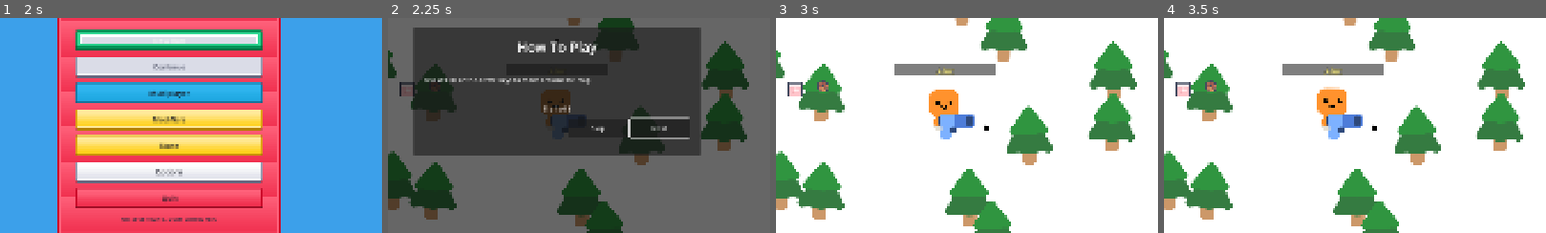
Above: before the commit, frames 1-4 (left to right).
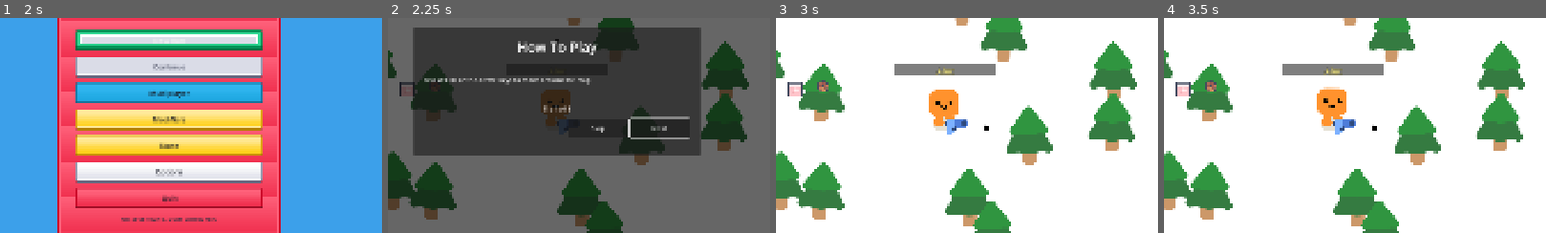
Above: after the commit, the same moments.

Repository: Arjun-Rao-Dev/HappyBoo
Game: Godot game, scene res://ui/username_prompt.tscn
The game is run twice, just before and just after one commit, with the same random seed, the same clock (stepped at 60 frames per second) and the same inputs. Sound files missing from this copy of the repository are replaced by a short silence.
Inputs (mouse positions are % of the whole screen's width and height, from its top left):
- Up to frame 1 (2 s): click (50, 51) at 0.52 s; type "Alex" at 0.6 s; click "Continue" at 1.25 s
- Up to frame 2 (2.25 s): click "New Run" at 2 s
- Up to frame 3 (3 s): click "Skip" at 2.75 s
- Up to frame 4 (3.5 s): no input
The pictures show only the part of the screen within x 28-78%, y 33-83%; the shares and areas given below are measured in that part.

Frame 1 is identical in both runs. In frame 2, 0.2% of the frame differs, in the area x 42-52%, y 44-54%; in frame 3, 0.6%, in the area x 42-52%, y 44-57%; in frame 4, 0.6%.

Commit message:
Adjust in-game weapon display sizes

Diff:
--- a/autoload/settings_manager.gd
+++ b/autoload/settings_manager.gd
@@ -16,6 +16,8 @@
 		"damage": 1.0,
 		"projectile_speed": 1200.0,
 		"projectile_scale": 1.0,
+		"weapon_visual_scale": 0.78,
+		"muzzle_position": Vector2(50.0, -8.0),
 		"shot_count": 1,
 		"spread_degrees": 0.0,
 		"projectile_color": Color.WHITE
@@ -30,6 +32,8 @@
 		"damage": 1.0,
 		"projectile_speed": 1350.0,
 		"projectile_scale": 1.05,
+		"weapon_visual_scale": 2.0,
+		"muzzle_position": Vector2(98.0, -8.0),
 		"shot_count": 1,
 		"spread_degrees": 0.0,
 		"projectile_color": Color(0.3, 0.85, 1.0, 1.0)
@@ -44,6 +48,8 @@
 		"damage": 2.0,
 		"projectile_speed": 1100.0,
 		"projectile_scale": 1.25,
+		"weapon_visual_scale": 2.15,
+		"muzzle_position": Vector2(106.0, -8.0),
 		"shot_count": 1,
 		"spread_degrees": 0.0,
 		"projectile_color": Color(0.75, 0.45, 1.0, 1.0)
--- a/pistol/gun.gd
+++ b/pistol/gun.gd
@@ -4,7 +4,7 @@
 @export var projectile_damage: float = 1.0
 @export var projectile_speed: float = 1200.0
 @export var projectile_scale: float = 1.0
-@export var weapon_visual_scale: float = 1.3
+@export var weapon_visual_scale: float = 0.78
 @export var shot_count: int = 1
 @export var spread_degrees: float = 0.0
 @export var projectile_color: Color = Color.WHITE
@@ -107,6 +107,7 @@
 	projectile_damage = float(_base_weapon_data.get("damage", projectile_damage))
 	projectile_speed = float(_base_weapon_data.get("projectile_speed", projectile_speed))
 	projectile_scale = float(_base_weapon_data.get("projectile_scale", projectile_scale))
+	weapon_visual_scale = float(_base_weapon_data.get("weapon_visual_scale", weapon_visual_scale))
 	shot_count = maxi(int(_base_weapon_data.get("shot_count", shot_count)), 1)
 	spread_degrees = maxf(float(_base_weapon_data.get("spread_degrees", spread_degrees)), 0.0)
 	projectile_color = _base_weapon_data.get("projectile_color", projectile_color)
@@ -114,6 +115,7 @@
 	if not preview_path.is_empty() and ResourceLoader.exists(preview_path):
 		weapon_sprite.texture = load(preview_path) as Texture2D
 	weapon_sprite.scale = Vector2.ONE * weapon_visual_scale
+	muzzle.position = _base_weapon_data.get("muzzle_position", muzzle.position)
 	_apply_upgrade_level(_upgrade_level)
 
 
--- a/pistol/gun.tscn
+++ b/pistol/gun.tscn
@@ -12,10 +12,10 @@
 [node name="Sprite2D" type="Sprite2D" parent="."]
 position = Vector2(28, -8)
 texture = ExtResource("1_wam2r")
-scale = Vector2(1.3, 1.3)
+scale = Vector2(0.78, 0.78)
 
 [node name="Muzzle" type="Marker2D" parent="."]
-position = Vector2(76, -8)
+position = Vector2(50, -8)
 
 [node name="DetectionArea" type="Area2D" parent="."]
 collision_mask = 1
